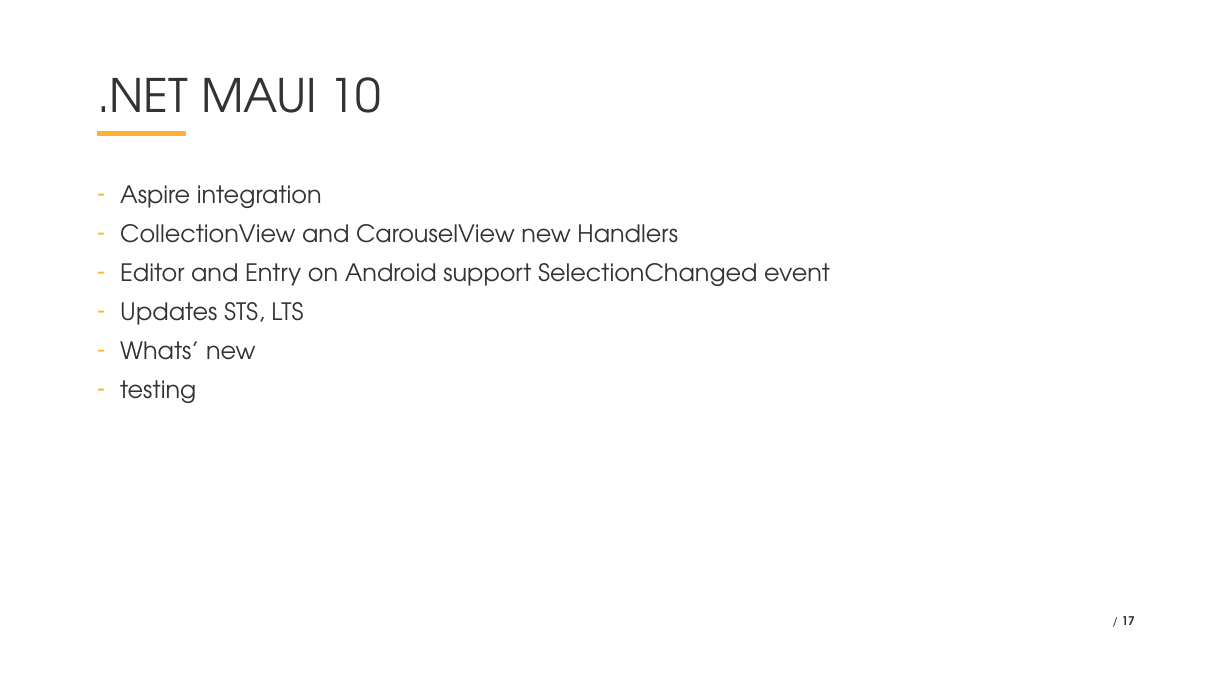
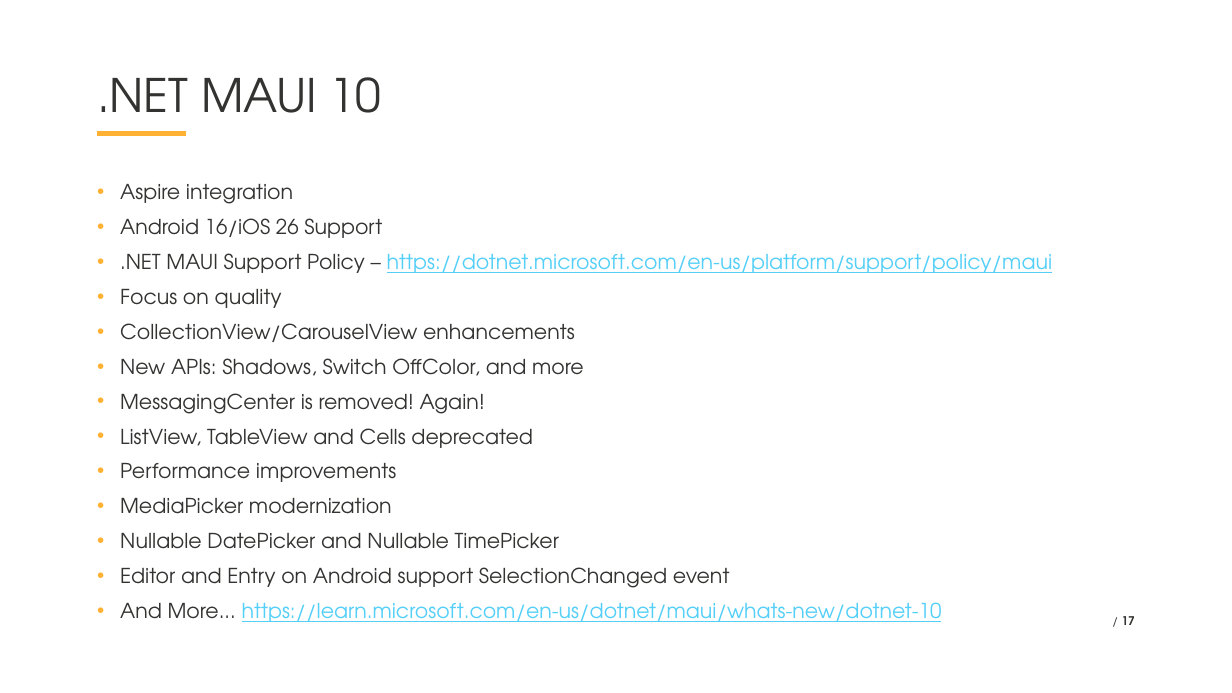
Before and after one commit to VladislavAntonyuk/AICalendar, a slide deck: slide 17 of .NET Conf 2025 - Ukraine (Eng).pptx. Drawn at 1232x693 pixels with LibreOffice and Linux fonts; fonts in the diff are those of the drawing; background and template pictures are left out. Boxes give left, top, right and bottom in pixels: in the first picture for what was removed or moved away, otherwise in the second. Text is boxed around its words. In the diff, an @@ line names an element or a change of style, - is before the commit and + after.

Commit message:
update presentation

```diff
--- a/.NET Conf 2025 - Ukraine (Eng).pptx
+++ b/.NET Conf 2025 - Ukraine (Eng).pptx
@@ text at (120,184,730,588): size 28 to 24 pt in "Aspire integration", "Editor and Entry on Android support SelectionChanged ..."; bullet - to • @@
@@ text at (120,218,1052,549): text changed; size 28 to 24 pt @@
-– CollectionView and CarouselView new Handlers
+• Android 16/iOS 26 Support
+• .NET MAUI Support Policy – https://dotnet.microsoft.com/en-us/platform/support/policy/maui
+• Focus on quality
+• CollectionView/CarouselView enhancements
+• New APIs: Shadows, Switch OffColor, and more
+• MessagingCenter is removed! Again!
+• ListView, TableView and Cells deprecated
+• Performance improvements
+• MediaPicker modernization
+• Nullable DatePicker and Nullable TimePicker
@@ text at (120,602,942,622): text changed; size 28 to 24 pt; text colour #333332 to #53CFF8 @@
-– Updates STS, LTS
-– Whats’ new
-– testing
+• And More... https://learn.microsoft.com/en-us/dotnet/maui/whats-new/dotnet-10
```
Also in this commit, not shown: 12 other slides changed, 8 slides added, 1 slide removed.
